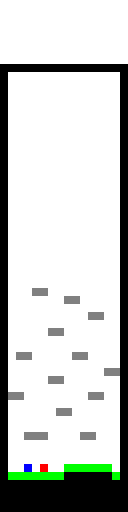
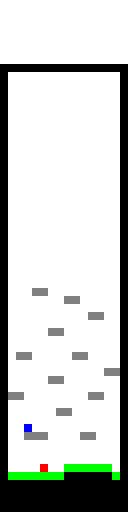
Layer changes from the first (128, 512) image to the second:
painted on "Layer 1" over [24, 424, 32, 472]
